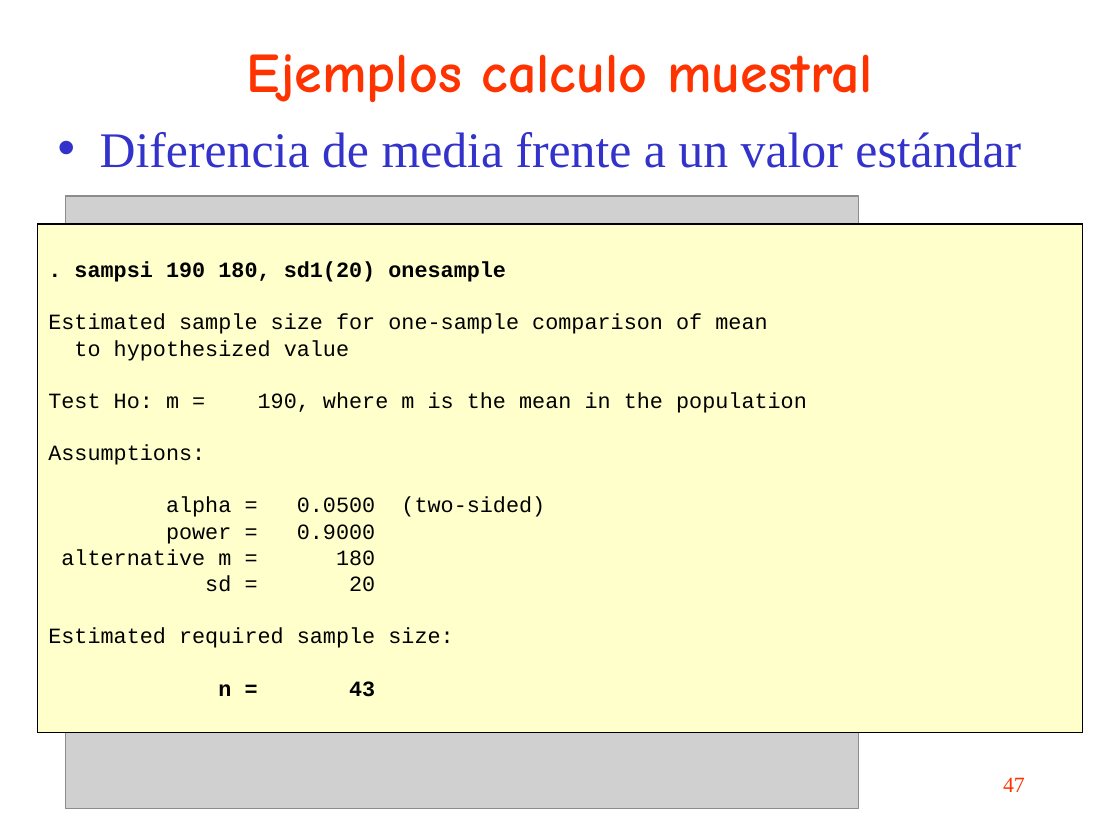
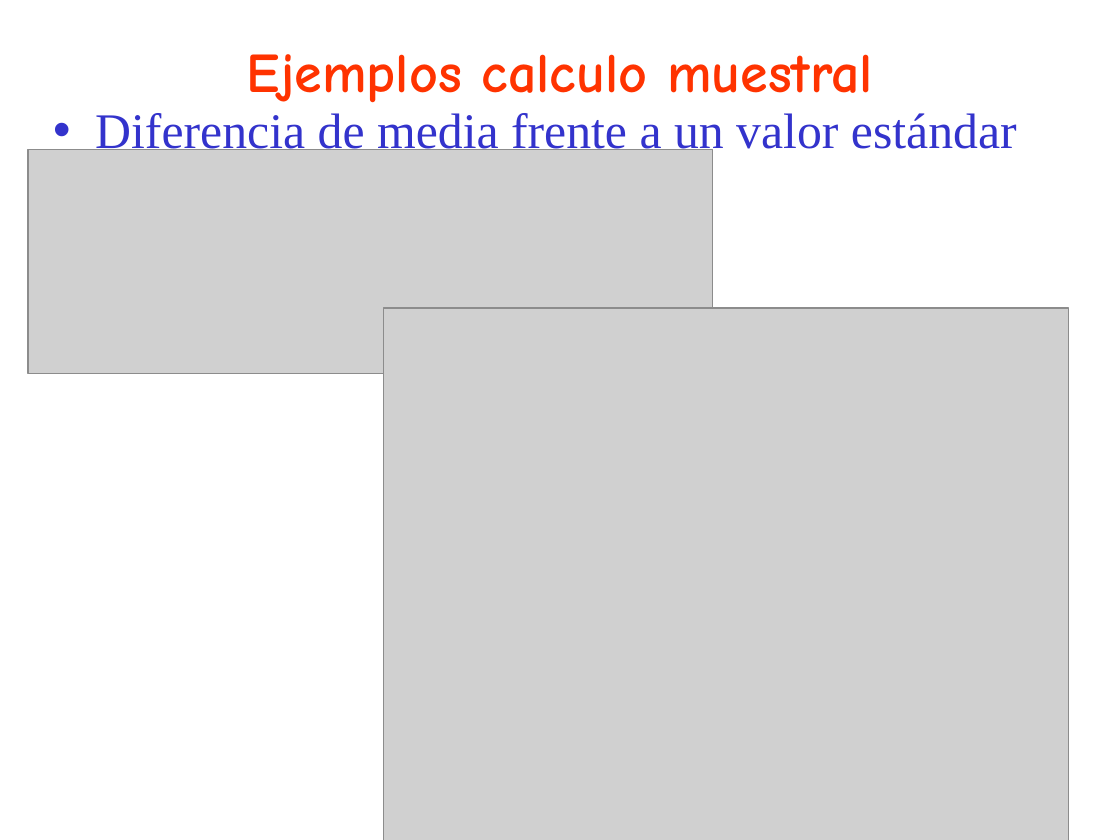
Before and after one commit to uebvhir/Course_Basic_data_analysis_with_Stata, a slide deck: slide 46 of slides/sessio_2_stata_basic.ppt (slide 47 before the commit). Drawn at 1120x840 pixels with LibreOffice and Linux fonts; fonts in the diff are those of the drawing; grey boxes stand for pictures. Boxes give left, top, right and bottom in pixels: in the first picture for what was removed or moved away, otherwise in the second. Text is boxed around its words. In the diff, an @@ line names an element or a change of style, - is before the commit and + after.

```diff
--- a/slides/sessio_2_stata_basic.ppt
+++ b/slides/sessio_2_stata_basic.ppt
@@ text "Diferencia de media frente a ..." rewrapped from bbox=[100, 132, 1021, 168] to bbox=[95, 113, 1017, 158] @@
@@ picture: place and size @@
-picture at bbox=[65, 196, 858, 809]
+picture at bbox=[28, 149, 712, 373]
@@ rectangle removed at bbox=[37, 224, 1082, 732] @@
-. sampsi 190 180, sd1(20) onesample
-Estimated sample size for one-sample comparison of mean
-to hypothesized value
-Test Ho: m = 190, where m is the mean in the population
-Assumptions:
-alpha = 0.0500 (two-sided)
-power = 0.9000
-alternative m = 180
-sd = 20
-Estimated required sample size:
-n = 43
@@ picture added at bbox=[384, 308, 1070, 840] @@
@@ page number removed at bbox=[1003, 777, 1025, 792] @@
-47
```
Also in this commit, not shown: 17 other slides changed, 11 slides added, 10 slides removed, 1 other file.
